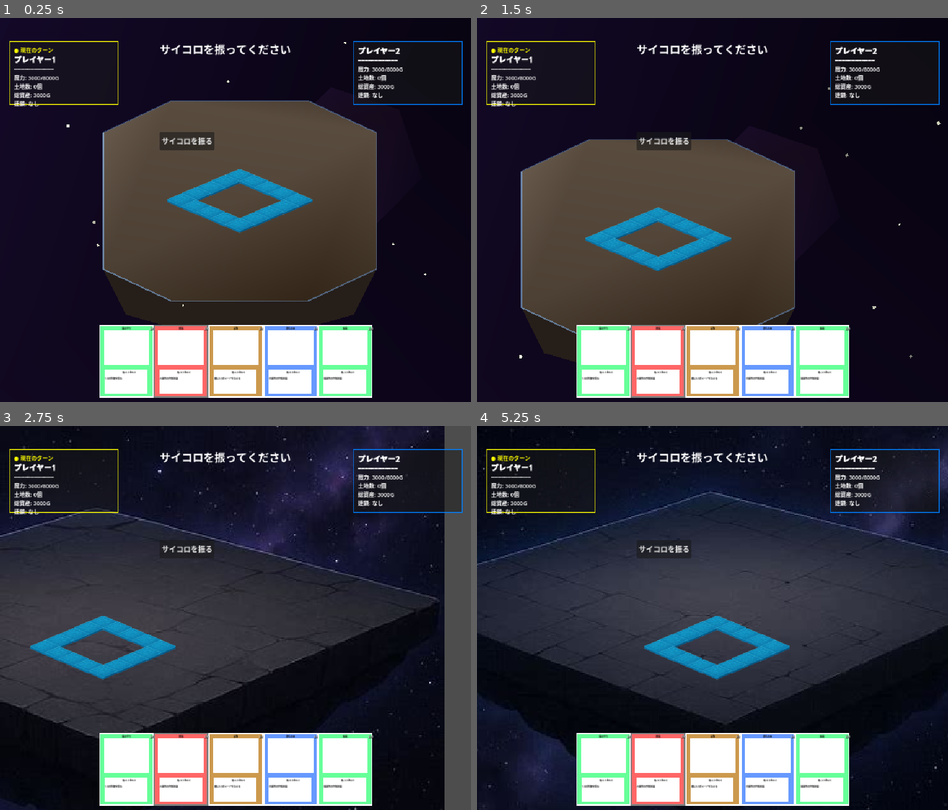
Above: before the commit, frames 1-4 (two rows, left to right).
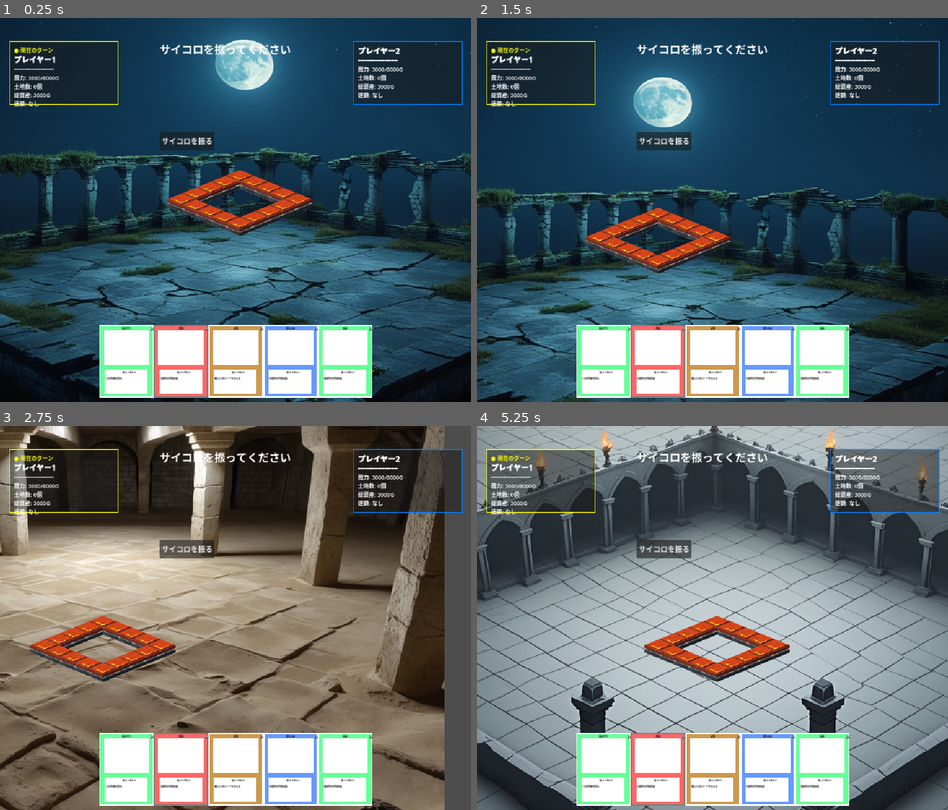
Above: after the commit, the same moments.

Repository: hiro0909yoshi/cardbattlegame
Game: Godot game, scene res://scenes/game.tscn
The game is run twice, just before and just after one commit, with the same random seed, the same clock (stepped at 60 frames per second) and the same inputs.
Inputs (mouse positions are in pixels of both pictures, inside the frame that each line leads up to):
- Up to frame 1 (0.25 s): no input
- Up to frame 2 (1.5 s): tap Enter at 0.5 s; move the mouse to (816, 190) at 0.52 s; hold Right (ui_right) 0.53-1.25 s; hold 5 0.53-1.25 s; click (816, 190) at 0.67 s; tap Space at 0.77 s; tap P at 0.8 s; drag from (618, 229) to (688, 286) at 1.27 s
- Up to frame 3 (2.75 s): move the mouse to (282, 533) at 2.02 s; hold Right (ui_right) from 2.03 s (still down); tap M at 2.1 s; tap B at 2.3 s
- Up to frame 4 (5.25 s): release Right (ui_right) at 2.75 s; drag from (688, 694) to (571, 560) at 2.77 s; move the mouse to (853, 675) at 3.52 s; hold Left (ui_left) 3.53-4.25 s; hold 5 3.53-4.25 s; tap Space at 3.77 s; tap P at 3.8 s; drag from (571, 560) to (641, 522) at 4.27 s; move the mouse to (736, 618) at 5.02 s; hold Down (ui_down) from 5.03 s (still down); tap M at 5.1 s; click (736, 618) at 5.17 s

The runs differ from the first frame. In frame 1, 76% of the frame differs, in the area x 0-100%, y 0-100%; in frame 2, 79%; in frame 3, 73%; in frame 4, 77%.

Commit message:
ポリゴン削除

Diff:
--- a/scripts/board_system.gd
+++ b/scripts/board_system.gd
@@ -1,13 +1,14 @@
 extends Node
 class_name BoardSystem
 
-# ボードマップとタイル管理システム - GameConstants対応版
+# ボードマップとタイル管理システム - 台座追加版
 
 # 定数をpreload
 const GameConstants = preload("res://scripts/game_constants.gd")
 
 # ボード設定
 var board_tiles = []  # マスの配列（TextureRect）
+var board_bases = []  # 台座の配列（TextureRect）
 var tile_data = []    # マスのデータ配列
 var total_tiles = GameConstants.TOTAL_TILES  # マスの総数
 
@@ -61,23 +62,23 @@
 	# 菱形配置の定義（20マス）
 	var diamond_layout = [
 		#1段目
-		[Vector2(0, -0.68)],
+		[Vector2(0, -0.65)],
 		#2段目
-		[Vector2(-0.4, -0.51), Vector2(0.4, -0.51)],
+		[Vector2(-0.4, -0.49), Vector2(0.4, -0.49)],
 		# 3段目
-		[Vector2(-0.8, -0.34), Vector2(0.8, -0.34)],
+		[Vector2(-0.8, -0.32), Vector2(0.8, -0.32)],
 		# 4段目
-		[Vector2(-1.2, -0.17),Vector2(1.2, -0.17)],
+		[Vector2(-1.2, -0.16),Vector2(1.2, -0.16)],
 		# 5段目
 		[Vector2(-1.6, 0), Vector2(1.6, 0)],
 		# 6段目
-		[Vector2(-1.2, 0.17),  Vector2(1.2, 0.17)],
+		[Vector2(-1.2, 0.16),  Vector2(1.2, 0.16)],
 		# 7段目
-		[Vector2(-0.8, 0.34), Vector2(0.8, 0.34)],
+		[Vector2(-0.8, 0.32), Vector2(0.8, 0.32)],
 		#8段目
-		[Vector2(-0.4, 0.51), Vector2(0.4, 0.51)],
+		[Vector2(-0.4, 0.49), Vector2(0.4, 0.49)],
 		#9段目
-		[Vector2(0, 0.68)]
+		[Vector2(0, 0.65)]
 	]
 
 	# 全ての位置を一つの配列にまとめる
@@ -86,17 +87,41 @@
 		for offset in row:
 			all_positions.append(center + offset * tile_spacing)
 
-	# タイル作成
+	# タイルと台座を作成
 	for i in range(min(total_tiles, all_positions.size())):
 		var pos = all_positions[i]
 
-		# マスを表す画像を作成
+		# ============ 台座を作成 ============
+		var base = TextureRect.new()
+		base.name = "Base_" + str(i)
+
+		# 台座サイズ（タイルと同じサイズ）
+		var base_size = Vector2(64, 32)  # タイルと同じサイズ
+		base.custom_minimum_size = base_size
+		base.size = base_size
+
+		# 位置設定（タイルより10px下に配置）
+		base.position = pos - base_size / 2 + Vector2(0, 10)  # 10px下にオフセット
+
+		# Y軸下方向が手前になるようにz_index設定（台座用）
+		# タイルより小さい値にして、タイルの下に表示
+		base.z_index = int(pos.y / 10) - 1
+
+		# 台座のテクスチャ設定（base1.pngを使用）
+		base.texture = load("res://assets/images/tiles/base1.png")
+		base.stretch_mode = TextureRect.STRETCH_SCALE  # タイルと同じstretch_mode
+		base.expand_mode = TextureRect.EXPAND_FIT_WIDTH_PROPORTIONAL
+
+		parent_node.add_child(base)
+		board_bases.append(base)
+
+		# ============ タイルを作成 ============
 		var tile = TextureRect.new()
-
-		# ============ タイルサイズ変更テスト ============
+		tile.name = "Tile_" + str(i)
+
 		# アイソメトリック比率（2:1）でサイズ設定
-		var tile_size = Vector2(64, 32)  # 幅100、高さ50
-		tile.custom_minimum_size = tile_size  # 最小サイズを強制
+		var tile_size = Vector2(64, 32)
+		tile.custom_minimum_size = tile_size
 		tile.size = tile_size
 
 		print("\nタイル ", i, " 作成:")
@@ -106,24 +131,21 @@
 		# 位置設定（タイルの中心を基準に）
 		tile.position = pos - tile_size / 2
 
-		# 下の方が手前に表示されるようにz_indexを設定
+		# Y軸下方向が手前になるようにz_index設定（タイル用）
+		# 台座より大きい値にして、台座の上に表示
 		tile.z_index = int(pos.y / 10)
 
 		# テクスチャ設定
-		tile.texture = load("res://assets/images/tiles/water_tile3.png")
-
-		# ============ stretch_mode変更テスト ============
-		# 複数のモードを試してコメントアウトで切り替え
+		tile.texture = load("res://assets/images/tiles/fire_tile3.png")
+
+		# stretch_mode設定
 		tile.stretch_mode = TextureRect.STRETCH_SCALE  # 強制的に指定サイズに拡大縮小
-		# tile.stretch_mode = TextureRect.STRETCH_KEEP  # 元のサイズを維持
-		# tile.stretch_mode = TextureRect.STRETCH_KEEP_ASPECT_CENTERED  # アスペクト比維持（元の設定）
-		# tile.stretch_mode = TextureRect.STRETCH_KEEP_ASPECT_COVERED  # アスペクト比維持で全体カバー
-
-		# 拡張モード設定（追加テスト）
 		tile.expand_mode = TextureRect.EXPAND_FIT_WIDTH_PROPORTIONAL
 
 		print("  stretch_mode: ", tile.stretch_mode)
 		print("  expand_mode: ", tile.expand_mode)
+		print("  z_index (台座): ", int(pos.y / 10) - 1)
+		print("  z_index (タイル): ", int(pos.y / 10))
 
 		# レベル表示用ラベルを追加
 		var level_label = Label.new()
@@ -188,7 +210,38 @@
 	tile_levels[tile_index] += 1
 	update_tile_visual(tile_index)
 
+	# 台座のビジュアルも更新（オプション）
+	update_base_visual(tile_index)
+
 	return true
+
+# 台座のビジュアルを更新（レベルに応じて）
+func update_base_visual(tile_index: int):
+	if tile_index < 0 or tile_index >= board_bases.size():
+		return
+
+	var base = board_bases[tile_index]
+	var level = tile_levels[tile_index]
+	var owner = tile_owners[tile_index]
+
+	# 所有者がいる場合、台座に薄くプレイヤーカラーを適用
+	if owner >= 0 and base is TextureRect:
+		# レベルに応じて色の強さを調整
+		var intensity = 0.3 + (level - 1) * 0.1
+		intensity = min(intensity, 0.8)  # 最大0.8
+
+		# プレイヤーカラーを取得して調整
+		var player_color = get_player_color(owner)
+		base.modulate = Color(
+			1.0 - (1.0 - player_color.r) * intensity,
+			1.0 - (1.0 - player_color.g) * intensity,
+			1.0 - (1.0 - player_color.b) * intensity,
+			1.0
+		)
+	else:
+		# 所有者なしの場合はデフォルト（白 = テクスチャの元の色）
+		if base is TextureRect:
+			base.modulate = Color(1.0, 1.0, 1.0, 1.0)
 
 # レベルアップコストを取得（原作仕様）
 func get_upgrade_cost(tile_index: int) -> int:
@@ -245,6 +298,9 @@
 			level_label.text = "Lv" + str(level)
 		else:
 			level_label.text = ""
+
+	# 台座も更新
+	update_base_visual(tile_index)
 
 # プレイヤーの色を取得
 func get_player_color(player_id: int) -> Color:
--- a/scripts/game.gd
+++ b/scripts/game.gd
@@ -1,5 +1,5 @@
 extends Node2D
-# メインゲーム管理スクリプト（ポリゴン背景対応版）
+# メインゲーム管理スクリプト（背景切り替え機能付き）
 
 # システムの参照
 var board_system: BoardSystem
@@ -17,10 +17,11 @@
 # マップ背景管理
 var current_bg_index = 0
 var background_paths = [
-	"res://assets/images/map/map_background1.jpeg",
-	"res://assets/images/map/map_background.png",
-	"res://assets/images/map/map_background2.png",
-	"res://assets/images/map/map_background3.png"
+	"res://assets/images/map/map.jpg",
+	"res://assets/images/map/map5.jpg",
+	"res://assets/images/map/map6.jpg",
+	"res://assets/images/map/map4.jpg",
+	"res://assets/images/map/sunpule.jpg"
 ]
 var current_background = null  # 現在の背景ノード
 
@@ -104,8 +105,8 @@
 		board_map_node.name = "BoardMap"
 		add_child(board_map_node)
 
-	# デフォルトでポリゴン背景を作成
-	create_polygon_background()
+	# デフォルトの背景を読み込み
+	load_background(background_paths[0])
 
 	# ボードを作成
 	board_system.create_board($BoardMap)
@@ -256,171 +257,7 @@
 			$BoardMap.add_child(background)
 			current_background = background
 
-# ポリゴン背景作成関数
-func create_polygon_background():
-	# 既存の背景を削除
-	if current_background and is_instance_valid(current_background):
-		current_background.queue_free()
-
-	# 背景コンテナ
-	var bg_container = Node2D.new()
-	bg_container.name = "PolygonBackground"
-	bg_container.z_index = -10
-	$BoardMap.add_child(bg_container)
-	current_background = bg_container
-
-	# 宇宙背景（最背面）
-	var space_bg = Polygon2D.new()
-	space_bg.name = "SpaceBackground"
-	space_bg.z_index = -3
-
-	var space_points = PackedVector2Array([
-		Vector2(-500, -400),
-		Vector2(1300, -400),
-		Vector2(1300, 1000),
-		Vector2(-500, 1000)
-	])
-	space_bg.polygon = space_points
-	space_bg.color = Color(0.05, 0.02, 0.1)
-
-	var space_colors = PackedColorArray([
-		Color(0.1, 0.05, 0.2),
-		Color(0.02, 0.01, 0.05),
-		Color(0.05, 0.02, 0.1),
-		Color(0.08, 0.04, 0.15)
-	])
-	space_bg.vertex_colors = space_colors
-	bg_container.add_child(space_bg)
-
-	# 星雲効果
-	create_nebula_effect(bg_container)
-
-	# 浮遊する島
-	var island = Polygon2D.new()
-	island.name = "FloatingIsland"
-	island.z_index = -1
-
-	var island_points = PackedVector2Array([
-		Vector2(100, 150),
-		Vector2(250, 80),
-		Vector2(550, 80),
-		Vector2(700, 150),
-		Vector2(700, 450),
-		Vector2(550, 520),
-		Vector2(250, 520),
-		Vector2(100, 450),
-	])
-	island.polygon = island_points
-
-	var island_colors = PackedColorArray([
-		Color(0.4, 0.35, 0.3),
-		Color(0.35, 0.3, 0.25),
-		Color(0.3, 0.25, 0.2),
-		Color(0.35, 0.3, 0.25),
-		Color(0.25, 0.2, 0.15),
-		Color(0.2, 0.15, 0.1),
-		Color(0.25, 0.2, 0.15),
-		Color(0.3, 0.25, 0.2)
-	])
-	island.vertex_colors = island_colors
-	bg_container.add_child(island)
-
-	# 島の側面
-	var island_side = Polygon2D.new()
-	island_side.name = "IslandSide"
-	island_side.z_index = -2
-
-	var side_points = PackedVector2Array([
-		Vector2(100, 450),
-		Vector2(250, 520),
-		Vector2(550, 520),
-		Vector2(700, 450),
-		Vector2(650, 550),
-		Vector2(400, 620),
-		Vector2(150, 550),
-	])
-	island_side.polygon = side_points
-	island_side.color = Color(0.15, 0.12, 0.1)
-	bg_container.add_child(island_side)
-
-	# 光るエッジ効果
-	create_glow_edge(bg_container, island_points)
-
-	# 星の追加
-	create_stars(bg_container)
-
-# 星雲効果を作成
-func create_nebula_effect(parent: Node2D):
-	var nebula = Polygon2D.new()
-	nebula.name = "Nebula"
-	nebula.z_index = -2
-	nebula.modulate = Color(1, 1, 1, 0.3)
-
-	var nebula_points = PackedVector2Array([
-		Vector2(600, 50),
-		Vector2(750, 100),
-		Vector2(800, 250),
-		Vector2(700, 350),
-		Vector2(550, 300),
-		Vector2(500, 150)
-	])
-	nebula.polygon = nebula_points
-
-	var nebula_colors = PackedColorArray([
-		Color(0.6, 0.3, 0.8, 0.3),
-		Color(0.8, 0.4, 0.6, 0.2),
-		Color(0.5, 0.3, 0.7, 0.1),
-		Color(0.7, 0.4, 0.8, 0.2),
-		Color(0.6, 0.3, 0.6, 0.3),
-		Color(0.8, 0.5, 0.7, 0.2)
-	])
-	nebula.vertex_colors = nebula_colors
-	parent.add_child(nebula)
-
-# 光るエッジ効果
-func create_glow_edge(parent: Node2D, island_points: PackedVector2Array):
-	var glow = Line2D.new()
-	glow.name = "GlowEdge"
-	glow.z_index = 0
-	glow.width = 3.0
-	glow.default_color = Color(0.5, 0.7, 1.0, 0.5)
-
-	for point in island_points:
-		glow.add_point(point)
-	glow.add_point(island_points[0])
-
-	var gradient = Gradient.new()
-	gradient.set_color(0, Color(0.3, 0.5, 0.8, 0.3))
-	gradient.set_color(1, Color(0.6, 0.8, 1.0, 0.6))
-	glow.gradient = gradient
-	parent.add_child(glow)
-
-# 星を散りばめる
-func create_stars(parent: Node2D):
-	var star_container = Node2D.new()
-	star_container.name = "Stars"
-	star_container.z_index = -2
-
-	for i in range(30):
-		var star = Polygon2D.new()
-		var star_size = randf_range(2, 5)
-		var star_points = PackedVector2Array([
-			Vector2(-star_size, 0),
-			Vector2(0, -star_size),
-			Vector2(star_size, 0),
-			Vector2(0, star_size)
-		])
-		star.polygon = star_points
-		star.position = Vector2(
-			randf_range(-400, 1200),
-			randf_range(-300, 900)
-		)
-		var brightness = randf_range(0.5, 1.0)
-		star.color = Color(brightness, brightness, brightness * 0.9)
-		star.rotation = randf_range(0, PI/4)
-		star_container.add_child(star)
-
-	parent.add_child(star_container)
+			print("背景を読み込みました: ", bg_path)
 
 # 次の背景に切り替え
 func switch_to_next_background():
@@ -448,8 +285,7 @@
 		match event.keycode:
 			KEY_M:  # Mキーで次の背景に切り替え
 				switch_to_next_background()
-			KEY_P:  # Pキーでポリゴン背景に切り替え
-				create_polygon_background()
+				print("背景切り替え: ", background_paths[current_bg_index])
 			KEY_B:  # Bキー + 数字で特定の背景に切り替え
 				if Input.is_key_pressed(KEY_1):
 					switch_to_background(0)
@@ -459,3 +295,5 @@
 					switch_to_background(2)
 				elif Input.is_key_pressed(KEY_4):
 					switch_to_background(3)
+				elif Input.is_key_pressed(KEY_5):
+					switch_to_background(4)
Binary file added: assets/images/map/map.jpg
Not shown, added: assets/images/map/map.jpg.import
Binary file added: assets/images/map/map1.jpg
Not shown, changed: assets/images/map/map1.jpg.import
Binary file added: assets/images/map/map2.jpg
Not shown, changed: assets/images/map/map2.jpg.import
Binary file added: assets/images/map/map3.jpg
Not shown, added: assets/images/map/map3.jpg.import
Binary file added: assets/images/map/map4.jpg
Not shown, added: assets/images/map/map4.jpg.import
Binary file added: assets/images/map/map5.jpg
Not shown, added: assets/images/map/map5.jpg.import
(and 16 more such lines)
